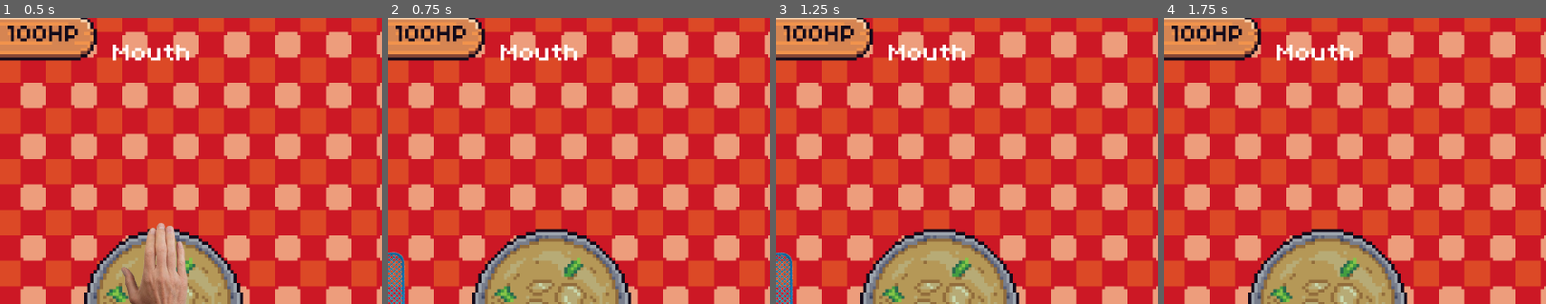
Above: before the commit, frames 1-4 (left to right).
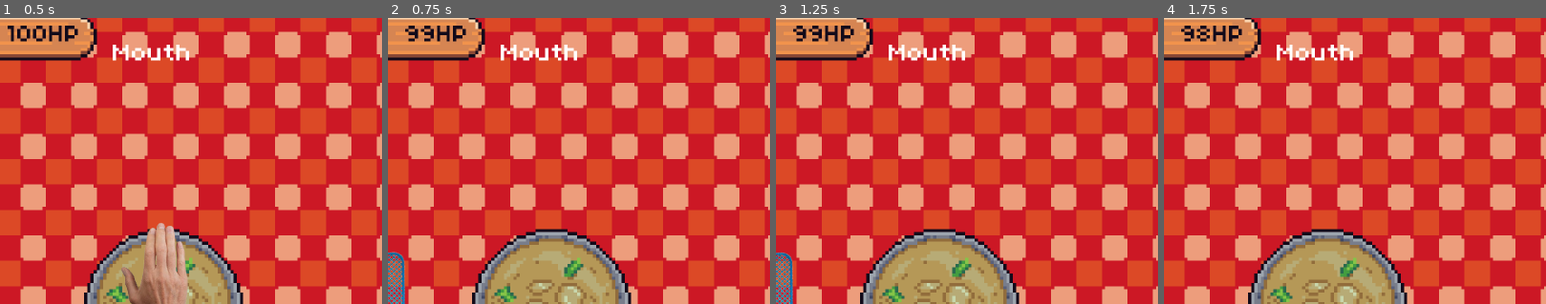
Above: after the commit, the same moments.

Repository: mattismoel/rage-room
Game: Godot game, scene res://scenes/game.tscn
Two runs of this game, one before a commit and one after it. Both use one fixed random seed, a clock stepped at 60 frames per second and the inputs below. The engine's default icon, where the game draws it, is replaced by a stand-in: a white triangle on a blue panel in a dark square.
Inputs (mouse positions are % of the whole screen's width and height, from its top left):
- Up to frame 1 (0.5 s): no input
- Up to frame 2 (0.75 s): click "$10" at 0.5 s
- Up to frame 3 (1.25 s): no input
- Up to frame 4 (1.75 s): click (27, 94) at 1.25 s
The pictures show only the part of the screen within x 29-79%, y 5-55%; the shares and areas given below are measured in that part.

Frame 1 is identical in both runs. In frame 2, 0.2% of the frame differs, in the area x 2-12%, y 2-9%; in frame 3, 0.2%; in frame 4, 0.2%.

Commit message:
update health text
>

Diff:
--- a/scenes/game.tscn
+++ b/scenes/game.tscn
@@ -48,7 +48,6 @@
 
 [node name="IntensityManager" type="Node" parent="."]
 script = ExtResource("1_kvpfn")
-metadata/_custom_type_script = "uid://px0ijr1h5uhl"
 
 [node name="CurrencyComponent" type="Node" parent="."]
 script = ExtResource("2_ir15t")
--- a/scenes/game_ui.tscn
+++ b/scenes/game_ui.tscn
@@ -23,7 +23,7 @@
 offset = Vector2(-6, 0)
 metadata/_custom_type_script = "uid://d064u8c578k76"
 
-[node name="GameUI" type="Control" node_paths=PackedStringArray("cursor", "inventory", "_currency_label", "_health_bar")]
+[node name="GameUI" type="Control" node_paths=PackedStringArray("cursor", "inventory", "_currency_label", "_health_label", "_health_bar")]
 layout_mode = 3
 anchors_preset = 15
 anchor_right = 1.0
@@ -35,6 +35,7 @@
 cursor = NodePath("Cursor")
 inventory = NodePath("VBoxContainer/Inventory")
 _currency_label = NodePath("VBoxContainer/MarginContainer/PlayerStats/Currency/HBoxContainer/CenterContainer/CurrencyLabel")
+_health_label = NodePath("VBoxContainer/MarginContainer/PlayerStats/Health/HBoxContainer/HealthLabel")
 _health_bar = NodePath("VBoxContainer/MarginContainer/PlayerStats/Health/HBoxContainer/CenterContainer/HealthBar")
 
 [node name="VBoxContainer" type="VBoxContainer" parent="."]
--- a/scenes/ui/game_ui.gd
+++ b/scenes/ui/game_ui.gd
@@ -11,6 +11,7 @@
 
 @export var _currency_component: CurrencyComponent
 @export var _currency_label: Label
+@export var _health_label: Label
 @export var _health_bar: HealthBar
 
 func _ready() -> void:
@@ -27,3 +28,4 @@
 
 func update_health(new_health: float) -> void:
 	_health_bar.set_health(new_health)
+	_health_label.text = "%dHP" % roundi(new_health)
Not shown: 2 places in scenes/game.tscn that only renumber resources
Not shown: 1 places in scenes/game_ui.tscn that only renumber resources
